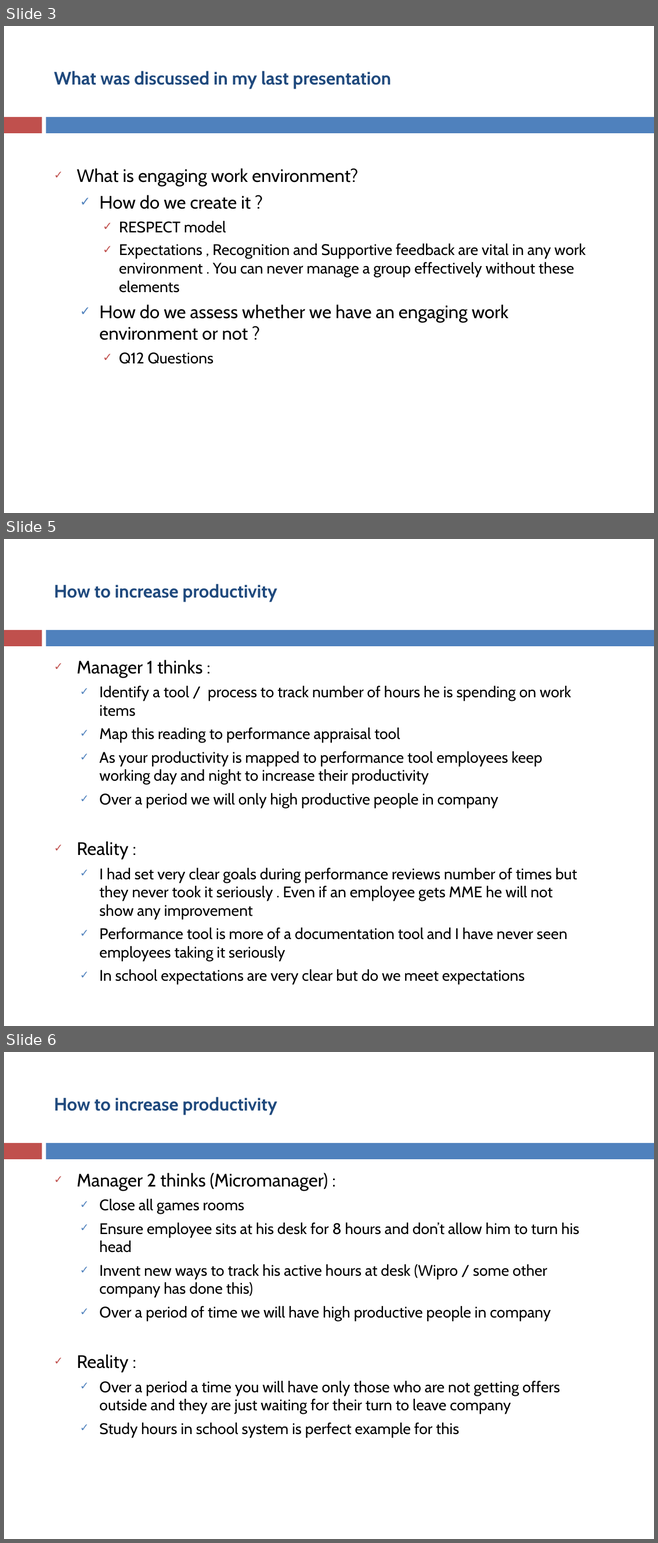
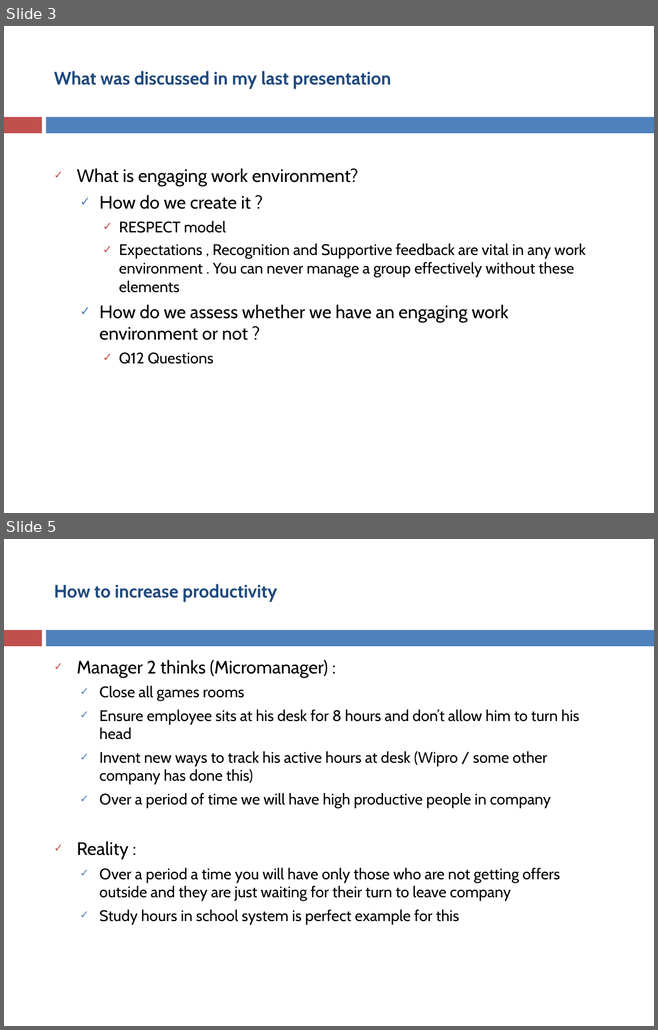
Before and after one commit to asakala/notes, a slide deck: Prokarma/Magnetic Work Environment.pptx. Shown one above the other, each under a label of ours: slides 3, 5 and 6 before the commit, slides 3 and 5 after it; the slides between them are not shown. The pictures are 658x1543 and 658x1030 pixels, drawn with LibreOffice and Linux fonts; fonts in the diff are those of the drawing. Boxes give left, top, right and bottom in pixels: in the first picture for what was removed or moved away, otherwise in the second. Text is boxed around its words. In the diff, an @@ line names an element or a change of style, - is before the commit and + after.

```diff
--- a/Prokarma/Magnetic Work Environment.pptx
+++ b/Prokarma/Magnetic Work Environment.pptx
@@ slide 5 removed at box(4, 539, 654, 1026), background #FFFFFF; not listed: 2 template elements that a slide beside it also shows @@
@@ title removed at box(54, 584, 277, 602) @@
-How to increase productivity
@@ text removed at box(76, 660, 576, 984) @@
-✓ Manager 1 thinks :
-  ✓ Identify a tool / process to track number of hours he is spending on work items
-  ✓ Map this reading to performance appraisal tool
-  ✓ As your productivity is mapped to performance tool employees keep working day and night to increase their productivity
-  ✓ Over a period we will only high productive people in company
-✓ Reality :
-  ✓ I had set very clear goals during performance reviews number of times but they never took it seriously . Even if an employee gets MME he will not show any improvement
-  ✓ Performance tool is more of a documentation tool and I have never seen employees taking it seriously
-  ✓ In school expectations are very clear but do we meet expectations
@@ what was slide 6 is now slide 5 @@
```
Also in this commit, not shown: 1 slide changed, 4 other slides removed, 16 other files.
